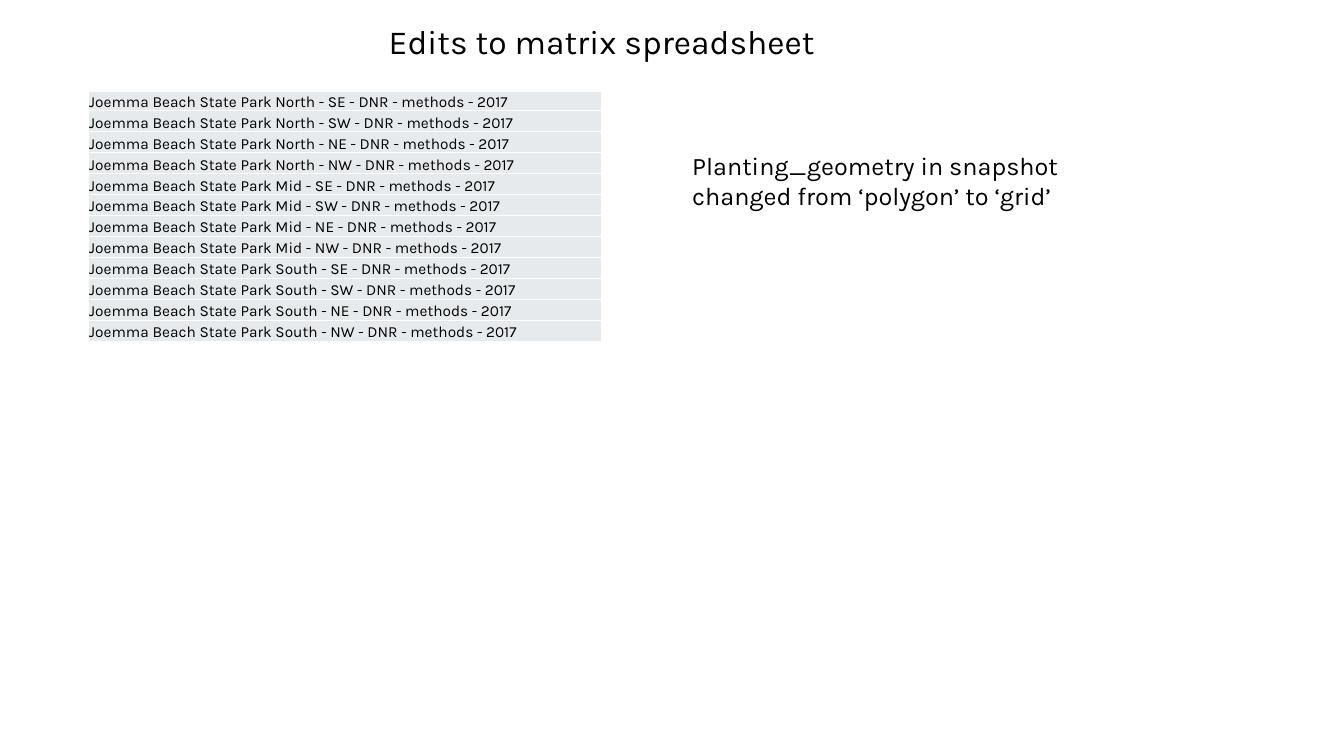
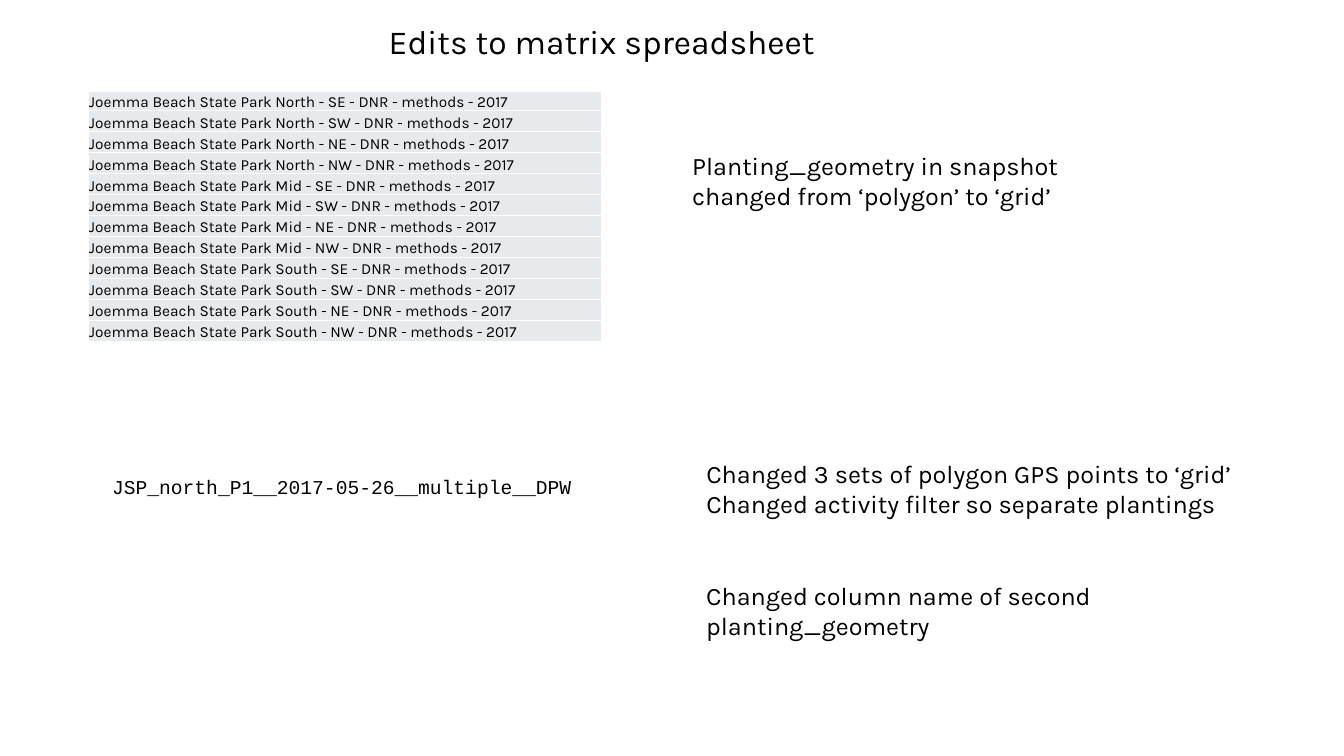
Before and after one commit to WA-Nearshore/seagrass-restoration-processing, a slide deck: slide 8 of docs/seagrass_restoration_storymap_notes.pptx. Drawn at 1344x756 pixels with LibreOffice and Linux fonts; fonts in the diff are those of the drawing. Boxes give left, top, right and bottom in pixels: in the first picture for what was removed or moved away, otherwise in the second. Text is boxed around its words. In the diff, an @@ line names an element or a change of style, - is before the commit and + after.

Commit message:
Successful generation of plantings table.

```diff
--- a/docs/seagrass_restoration_storymap_notes.pptx
+++ b/docs/seagrass_restoration_storymap_notes.pptx
@@ text added at (706,465,1231,520), 18 pt, text #000000 @@
+Changed 3 sets of polygon GPS points to ‘grid’
+Changed activity filter so separate plantings
@@ text added at (112,481,571,498), 14 pt, text #000000 @@
+JSP_north_P1__2017-05-26__multiple__DPW
@@ text added at (706,587,1091,642), 18 pt, text #000000 @@
+Changed column name of second planting_geometry
```
Also in this commit, not shown: 6 other files.
